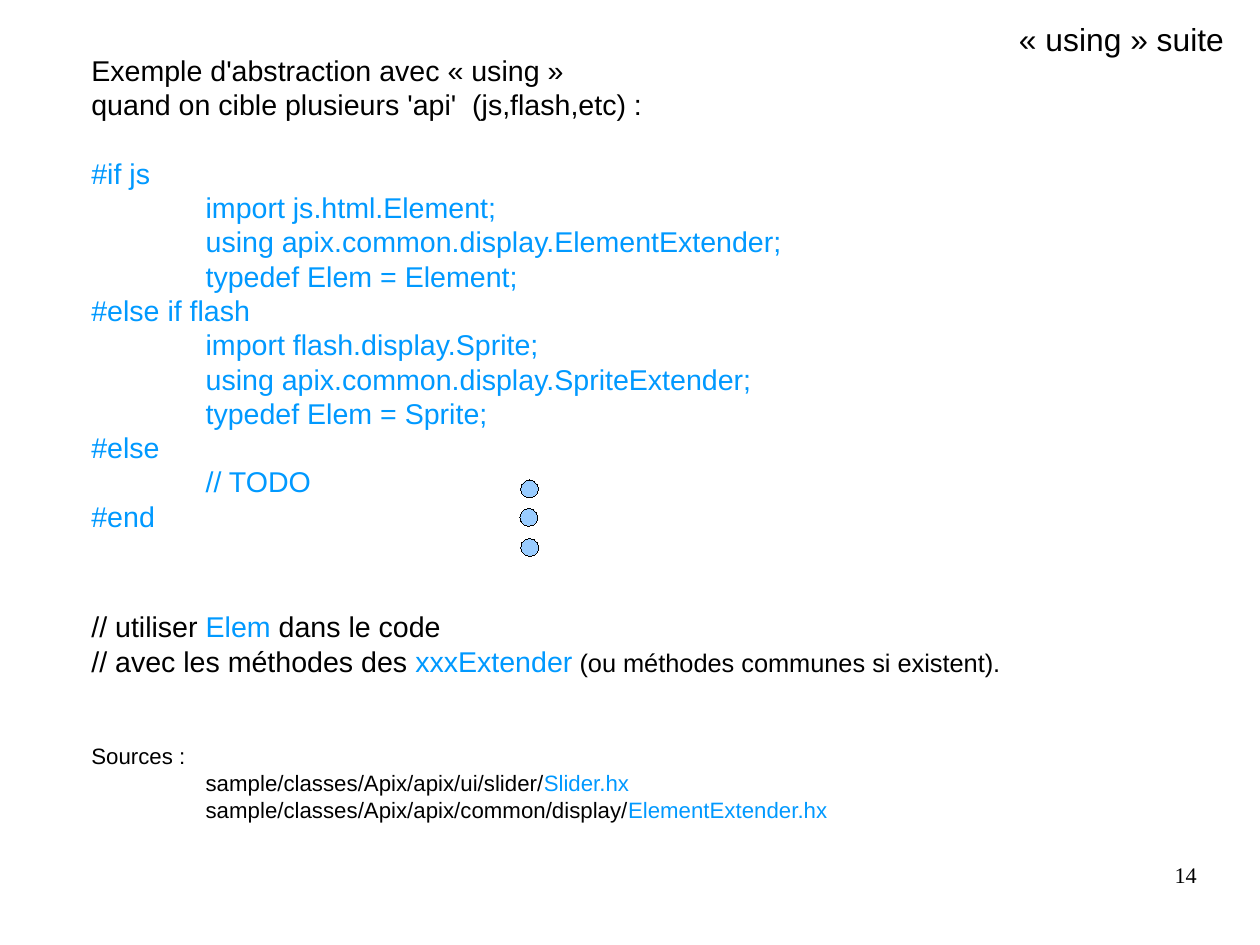
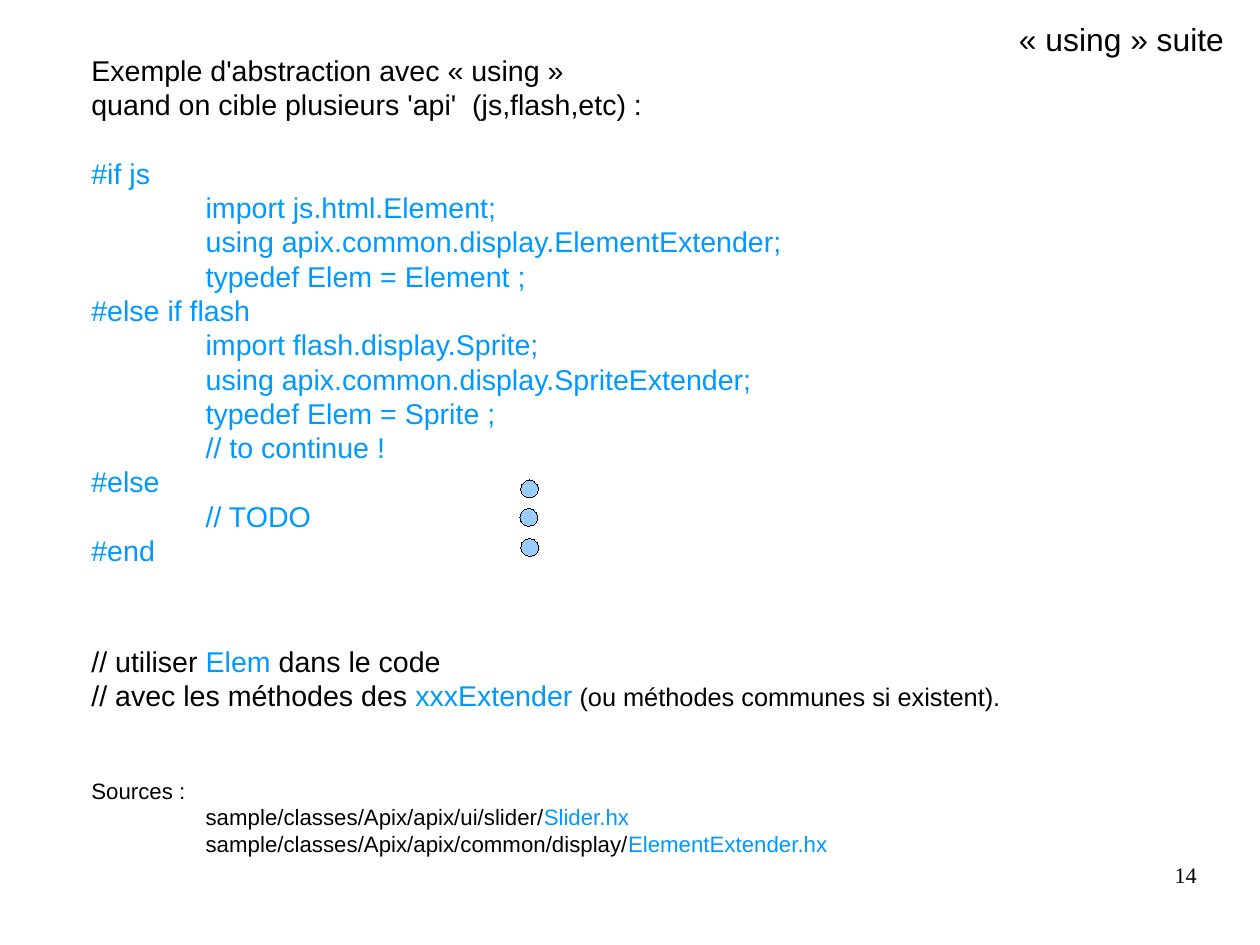
Before and after one commit to flashline/Haxetelier8, a slide deck: slide 14 of odp/haxetelier8.forScreen.odp. Drawn at 1260x945 pixels with LibreOffice and Linux fonts; fonts in the diff are those of the drawing. Boxes give left, top, right and bottom in pixels: in the first picture for what was removed or moved away, otherwise in the second. Text is boxed around its words. In the diff, an @@ line names an element or a change of style, - is before the commit and + after.

```diff
--- a/odp/haxetelier8.forScreen.odp
+++ b/odp/haxetelier8.forScreen.odp
@@ text at [206, 266, 510, 292]: spaces changed @@
-typedef Elem = Element;
+typedef Elem = Element ;
@@ text at [206, 403, 480, 459]: text changed @@
-typedef Elem = Sprite;
+typedef Elem = Sprite ;
+// to continue !
```
Also in this commit, not shown: 2 other slides changed, 3 slides added, 1 slide removed, 11 other files.
